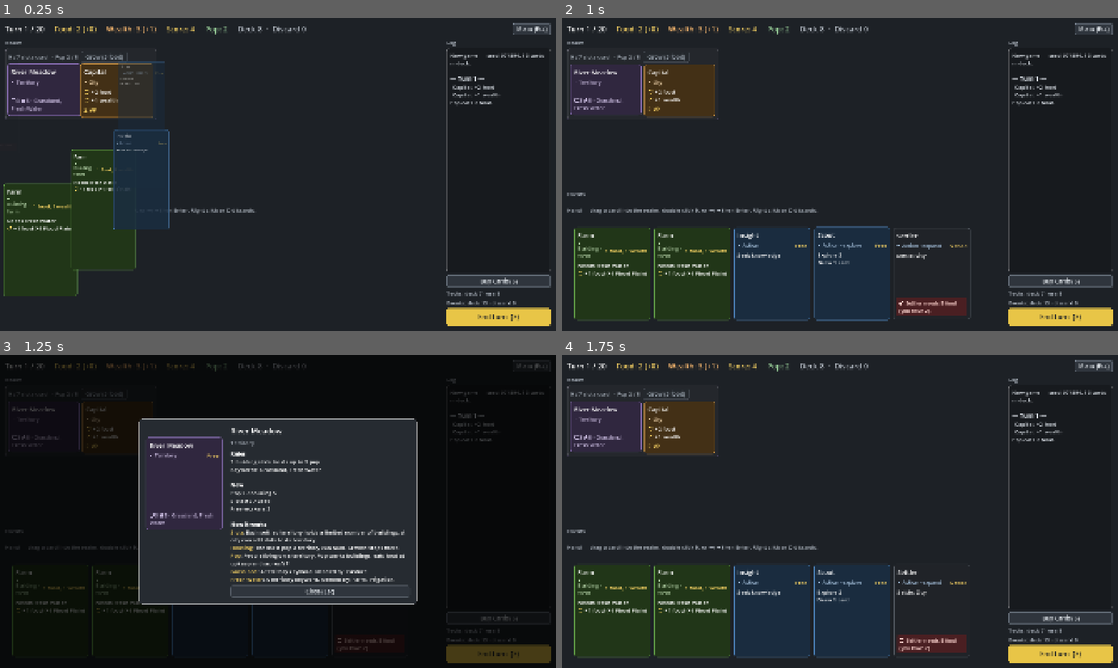
Above: before the commit, frames 1-4 (two rows, left to right).
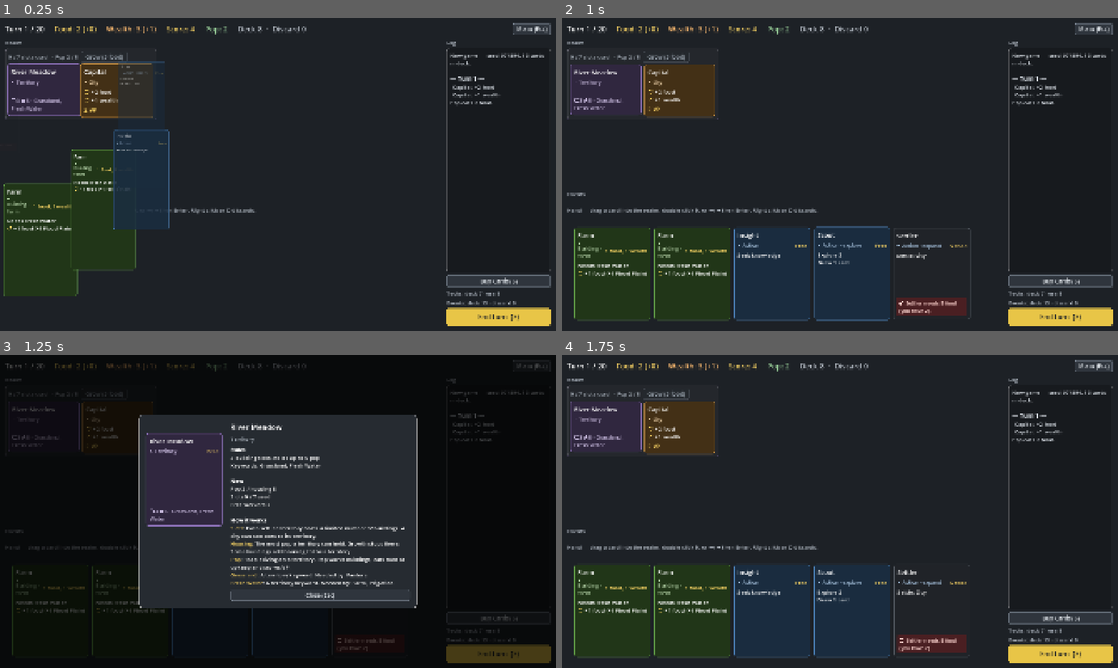
Above: after the commit, the same moments.

Repository: r888888888/4x-card-game
Game: Godot game, scene res://ui/main.tscn
Same seed, same stepped clock (60 frames per second), same inputs: the game is played once before the commit and once after it.
Inputs (mouse positions are in pixels of both pictures, inside the frame that each line leads up to):
- Up to frame 1 (0.25 s): no input
- Up to frame 2 (1 s): tap Enter (ui_accept) at 0.5 s; drag from (606, 89) to (895, 105) at 0.52 s
- Up to frame 3 (1.25 s): no input
- Up to frame 4 (1.75 s): drag from (678, 426) to (812, 574) at 1.27 s

Frames 1-2 are identical in both runs. In frame 3, 7.3% of the frame differs, in the area x 24-76%, y 19-81%; in frame 4, nothing differs.

Commit message:
060: buildings add housing; famine guard saves starving pop; Granary stores grain
Co-Authored-By: Claude Opus 5.5 <noreply@anthropic.com>

Diff:
--- a/data/cards.json
+++ b/data/cards.json
@@ -116,10 +116,8 @@
     },
     {
       "id": "granary", "name": "Granary", "type": "building",
-      "cost": { "wealth": 2 }, "vp": 0, "tags": [],
-      "effects": [
-        { "op": "grow", "amount": 1, "where": "here", "trigger": "upkeep" }
-      ]
+      "cost": { "wealth": 2 }, "vp": 0, "tags": [], "housing": 1, "famine_guard": 1,
+      "effects": []
     },
     {
       "id": "harvest_festival", "name": "Harvest Festival", "type": "event",
--- a/engine/card_def.gd
+++ b/engine/card_def.gd
@@ -18,7 +18,8 @@
 var tags: Array[String] = []
 var effects: Array[Effect] = []
 var slots: int = 0  # territories: building slots
-var housing: int = 0  # territories: most pop the territory can hold
+var housing: int = 0  # territories: most pop the territory can hold; buildings: housing added to their territory
+var famine_guard: int = 0  # buildings: pop on their territory saved from starving each upkeep, while working
 var keywords: Array[String] = []  # territories: keyword ids from config
 var requires: Array[String] = []  # buildings: the territory needs any of these keywords
 var era := 1  # techs: the era whose research deck holds this tech (see the add_era op)
@@ -69,6 +70,10 @@
 				line = "%s: %s" % [e.keyword.capitalize(), line]
 			parts.append(line)
 		prev = e
+	if type == BUILDING and housing > 0:
+		parts.append("+%d housing" % housing)
+	if famine_guard > 0:
+		parts.append("Saves %d pop from famine" % famine_guard)
 	if prereq != "":
 		parts.append("-%d wealth with %s" % [prereq_discount, card_db[prereq].name])
 	if type == EVENT:
@@ -95,6 +100,10 @@
 		parts.append(line)
 	if type == CITY and slots > 0:
 		parts.append("+%d building slots on its territory" % slots)
+	if type == BUILDING and housing > 0:
+		parts.append("+%d housing on its territory" % housing)
+	if famine_guard > 0:
+		parts.append("Each upkeep, %d pop here that would starve survives" % famine_guard)
 	if prereq != "":
 		parts.append("Costs %d less wealth if you have %s." % [prereq_discount, card_db[prereq].name])
 	return "\n".join(parts)
--- a/engine/card_details.gd
+++ b/engine/card_details.gd
@@ -82,6 +82,10 @@
 		if effect.keyword != "":
 			names.append(effect.keyword)
 	if def.type == CardDef.BUILDING:
+		if def.housing > 0:
+			names.append("Housing")
+		if def.famine_guard > 0:
+			names.append("Famine guard")
 		names.append_array(["Slots", "Workers"])
 	if def.type == CardDef.TECH:
 		names.append("Passes")
--- a/engine/data_loader.gd
+++ b/engine/data_loader.gd
@@ -12,14 +12,15 @@
 ## type the field is ignored with a warning ("'era' only applies to techs (ignored)").
 const TYPE_FIELDS := {
 	"slots": [CardDef.TERRITORY, CardDef.CITY],
-	"housing": [CardDef.TERRITORY],
+	"housing": [CardDef.TERRITORY, CardDef.BUILDING],
+	"famine_guard": [CardDef.BUILDING],
 	"keywords": [CardDef.TERRITORY],
 	"prereq": [CardDef.TECH],
 	"prereq_discount": [CardDef.TECH],
 	"era": [CardDef.TECH],
 	"discard": [CardDef.EVENT],
 }
-const TYPE_PLURALS := {CardDef.TERRITORY: "territories", CardDef.TECH: "techs", CardDef.EVENT: "events"}
+const TYPE_PLURALS := {CardDef.TERRITORY: "territories", CardDef.BUILDING: "buildings", CardDef.TECH: "techs", CardDef.EVENT: "events"}
 ## Card types that never sit on a territory, so their effects can't use a keyword or need a target.
 const NO_TERRITORY_TYPES: Array[String] = [CardDef.TECH, CardDef.EVENT]
 ## The keys of an event's discard object (its discard conditions). Only a duration so far.
@@ -216,6 +217,9 @@
 			errs.append("'keywords' must be an array of keyword ids")
 	elif def.type == CardDef.CITY:
 		def.slots = Fields.read_int(c, "slots", errs, 0, 0)
+	elif def.type == CardDef.BUILDING:
+		def.housing = Fields.read_int(c, "housing", errs, 1, 0)
+		def.famine_guard = Fields.read_int(c, "famine_guard", errs, 1, 0)
 	for key in TYPE_FIELDS:
 		var types: Array = TYPE_FIELDS[key]
 		if c.has(key) and not types.has(def.type):
--- a/engine/game_engine.gd
+++ b/engine/game_engine.gd
@@ -171,7 +171,7 @@
 
 
 ## How the next upkeep changes each resource on hand, food net of what pop eats (may be negative), plus
-## "starve": the pop that food shortfall would starve. {} on the last turn or after game over.
+## "starve": the pop that food shortfall would starve, after famine guards. {} on the last turn or after game over.
 ## Runs the upkeep effects on a fork: nothing here changes, is logged or emitted.
 func upkeep_forecast() -> Dictionary:
 	if is_over or turn >= turn_limit():
@@ -183,7 +183,10 @@
 		forecast[r] = f.resources[r] - resources[r]
 	var need: int = f.total_pop() * config.population.food_upkeep if population_on() else 0
 	forecast[FOOD] = forecast.get(FOOD, 0) - need
-	forecast.starve = maxi(need - f.resources.get(FOOD, 0), 0)
+	var pop_before := f.total_pop()
+	if population_on():
+		Population.feed(f)
+	forecast.starve = pop_before - f.total_pop()
 	return forecast
 
 
--- a/engine/glossary.gd
+++ b/engine/glossary.gd
@@ -9,7 +9,9 @@
 	"Workers": "With population on, each building needs a free pop on its territory to be placed and to work. "
 		+ "Buildings beyond a territory's pop are idle and skip upkeep.",
 	"Pop": "People living on a territory. Pop works buildings, eats food at upkeep and scores VP.",
-	"Housing": "The most pop a territory can hold. Growth stops there.",
+	"Housing": "The most pop a territory can hold. Growth stops there. Some buildings add housing to their territory.",
+	"Famine Guard": "Each upkeep, a working building with a famine guard saves pop on its territory that would "
+		+ "starve for lack of food.",
 	"Requires": "The building can only go on a territory with one of the listed keywords.",
 	"Passes": "Each time you buy another tech over this one, it gets 1 wealth cheaper. After 3 passes it is lost.",
 	"Prerequisite": "A tech is cheaper when you have researched its prerequisite. You can buy it without.",
--- a/engine/population.gd
+++ b/engine/population.gd
@@ -9,9 +9,15 @@
 	return territory.pop if territory != null else 0
 
 
+## A settled territory's housing plus the housing of every building on it, working or idle (0 if unsettled).
 static func housing(e: GameEngine, territory_uid: int) -> int:
 	var territory := Territories.settled(e, territory_uid)
-	return territory.def.housing if territory != null else 0
+	if territory == null:
+		return 0
+	var total := territory.def.housing
+	for building in Territories.buildings_on(e, territory_uid):
+		total += building.def.housing
+	return total
 
 
 static func total_pop(e: GameEngine) -> int:
@@ -33,8 +39,9 @@
 	var territory := Territories.settled(e, territory_uid)
 	if territory == null:
 		return "Only a settled territory can grow."
-	if territory.pop >= territory.def.housing:
-		return "%s is at its housing (%d)." % [territory.def.name, territory.def.housing]
+	var cap := housing(e, territory_uid)
+	if territory.pop >= cap:
+		return "%s is at its housing (%d)." % [territory.def.name, cap]
 	var cost := e.grow_cost(territory_uid)
 	var have: int = e.resources.get(GameEngine.FOOD, 0)
 	if have < cost:
@@ -58,7 +65,7 @@
 	var territory := Territories.settled(e, territory_uid)
 	if territory == null or not e.population_on():
 		return
-	var added := mini(amount, territory.def.housing - territory.pop)
+	var added := mini(amount, housing(e, territory_uid) - territory.pop)
 	if added <= 0:
 		return
 	territory.pop += added
@@ -82,7 +89,7 @@
 
 
 ## Pop eats food_upkeep food each. Each food that can't be paid starves 1 pop from the territory with
-## the most pop (ties: the one settled first).
+## the most pop (ties: the one settled first), unless a famine guard on that territory saves it.
 static func feed(e: GameEngine) -> void:
 	var need: int = total_pop(e) * e.config.population.food_upkeep
 	if need == 0:
@@ -90,6 +97,7 @@
 	var eaten: int = mini(need, e.resources.food)
 	e.resources.food -= eaten
 	e._log("Pop eats %d food." % eaten)
+	var guards := famine_guards(e)
 	for i in need - eaten:
 		var biggest: CardInstance = null
 		for card in e.zone("tableau").cards:
@@ -97,5 +105,18 @@
 				biggest = card
 		if biggest == null:
 			break
+		if guards.get(biggest.uid, 0) > 0:
+			guards[biggest.uid] -= 1
+			e._log("%s: 1 pop saved from famine." % biggest.def.name)
+			continue
 		biggest.pop -= 1
 		e._log("%s: 1 pop starved." % biggest.def.name)
+
+
+## The famine guard of the working buildings on each territory: {territory uid: pop it can save this upkeep}.
+static func famine_guards(e: GameEngine) -> Dictionary:
+	var guards := {}
+	for card in e.zone("tableau").cards:
+		if card.def.famine_guard > 0 and not is_idle(e, card.uid):
+			guards[card.territory_uid] = guards.get(card.territory_uid, 0) + card.def.famine_guard
+	return guards
--- a/tests/test_content.gd
+++ b/tests/test_content.gd
@@ -113,11 +113,11 @@
 		counts[id] = counts.get(id, 0) + r.config.event_deck[id]
 	var growth := 0
 	for id in counts:
-		for effect in r.cards[id].effects:
-			if effect.op == "grow":
-				growth += counts[id]
-				break
-	check(growth >= 4, "at least 4 growth cards in the deck, supply and event deck (got %d)" % growth)
+		var def: CardDef = r.cards[id]
+		# backlog 060: a famine guard (the Granary) keeps pop, so it counts as a growth card
+		if def.famine_guard > 0 or def.effects.any(func(effect): return effect.op == "grow"):
+			growth += counts[id]
+	check(growth >= 4, "at least 4 growth or famine guard cards in the deck, supply and event deck (got %d)" % growth)
 
 
 # --- Starter events (backlog 069) ---
Not shown, changed: docs/backlog/060-granary-famine-guard.md
